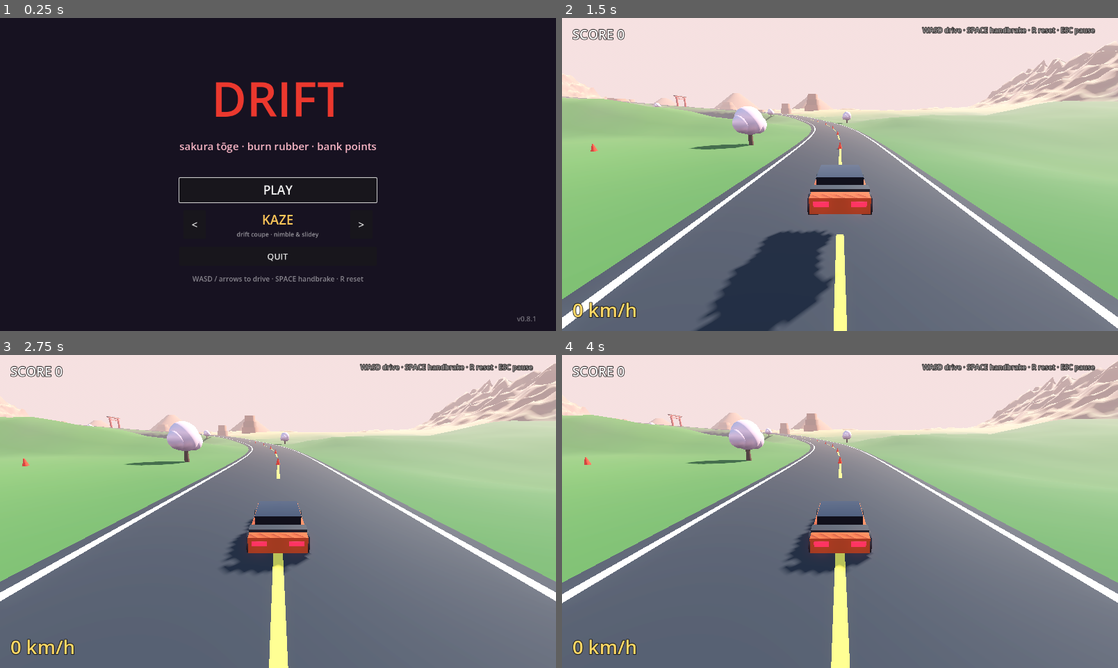
Above: before the commit, frames 1-4 (two rows, left to right).
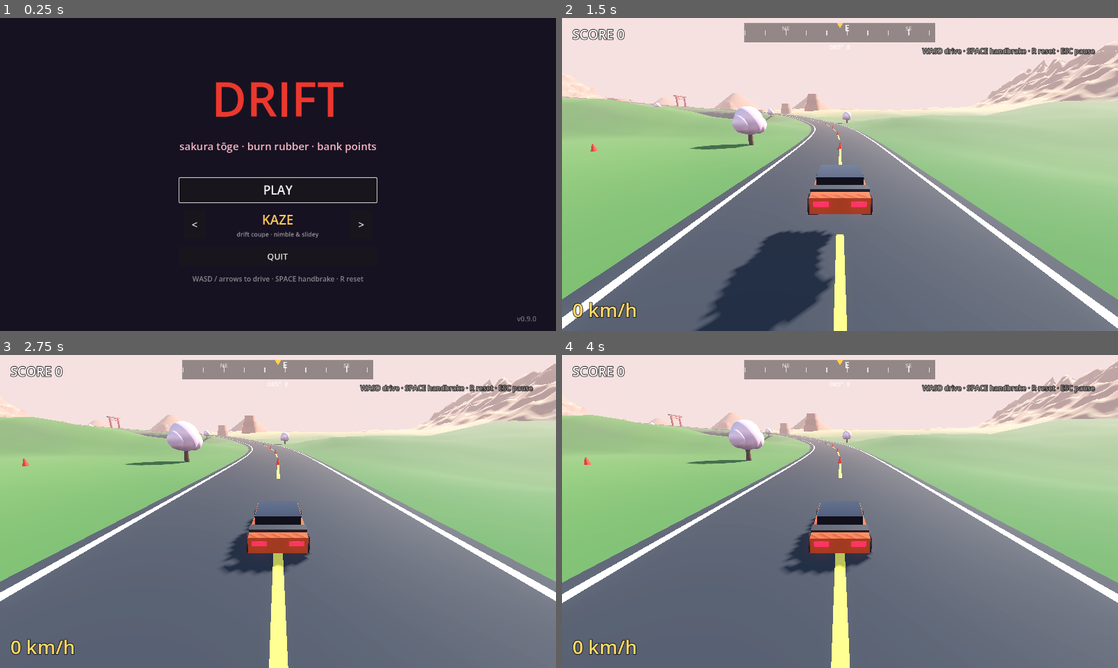
Above: after the commit, the same moments.

Repository: Sw0l1y/drift
Game: Godot game, scene res://scenes/MainMenu.tscn
The game is run twice, just before and just after one commit, with the same random seed, the same clock (stepped at 60 frames per second) and the same inputs.
Inputs (mouse positions are in pixels of both pictures, inside the frame that each line leads up to):
- Up to frame 1 (0.25 s): no input
- Up to frame 2 (1.5 s): click "PLAY" at 0.5 s; tap Enter at 1.25 s; move the mouse to (962, 158) at 1.27 s; hold D from 1.28 s (still down); hold R from 1.28 s (still down); click (962, 158) at 1.42 s
- Up to frame 3 (2.75 s): tap Space at 1.52 s; release D at 2 s; release R at 2 s; drag from (166, 527) to (250, 574) at 2.02 s
- Up to frame 4 (4 s): move the mouse to (895, 442) at 2.77 s; hold D 2.78-3.5 s; hold R 2.78-3.5 s; click (895, 442) at 2.92 s; drag from (812, 574) to (673, 464) at 3.52 s

The runs differ from the first frame. In frame 1, less than 0.1% of the frame differs, in the area x 94-97%, y 95-97%; in frame 2, 3.2%, in the area x 32-96%, y 1-13%; in frame 3, 3.2%; in frame 4, 3.2%.

Commit message:
v0.9.0 — heading compass at top of HUD
Scrolling cardinal-strip compass (Compass.gd) centred at the top of
the screen: N/E/S/W + intercardinal markers and ticks slide past a
fixed pointer as the car turns, with a numeric bearing readout below
(N = -Z, E = +X). Fed each frame from the car heading; control hint
moved below it to clear the strip.

Co-Authored-By: Claude Fable 5 <noreply@anthropic.com>

Diff:
--- a/project.godot
+++ b/project.godot
@@ -11,7 +11,7 @@
 [application]
 
 config/name="Drift"
-config/version="0.8.1"
+config/version="0.9.0"
 run/main_scene="res://scenes/MainMenu.tscn"
 config/features=PackedStringArray("4.6", "Forward Plus")
 config/icon="res://icon.svg"
--- /dev/null
+++ b/scripts/Compass.gd
@@ -0,0 +1,67 @@
+class_name Compass
+extends Control
+# Scrolling heading strip at the top of the HUD. Cardinal/intercardinal
+# markers slide past a fixed centre pointer as the car turns.
+
+const HALF_FOV := 70.0     # degrees visible to each side of centre
+const TICK_STEP := 15
+
+var heading := 0.0         # bearing in degrees, 0 = North
+
+func _ready() -> void:
+	mouse_filter = Control.MOUSE_FILTER_IGNORE
+
+func set_heading(deg: float) -> void:
+	heading = deg
+	queue_redraw()
+
+func _draw() -> void:
+	var w := size.x
+	var h := size.y
+	var cx := w * 0.5
+	var ppd := w / (HALF_FOV * 2.0)
+	var font := ThemeDB.fallback_font
+
+	# Backing bar.
+	draw_rect(Rect2(0, 0, w, h), Color(0.0, 0.0, 0.0, 0.4), true)
+	draw_rect(Rect2(0, 0, w, h), Color(1, 1, 1, 0.12), false, 1.0)
+
+	var cardinals := ["N", "E", "S", "W"]
+	var inter := ["NE", "SE", "SW", "NW"]
+	for a in range(0, 360, TICK_STEP):
+		var diff := wrapf(float(a) - heading, -180.0, 180.0)
+		if absf(diff) > HALF_FOV:
+			continue
+		var x := cx + diff * ppd
+		var is_card := a % 90 == 0
+		var is_inter := a % 45 == 0 and not is_card
+		var tick_h := h * 0.22
+		if is_card:
+			tick_h = h * 0.42
+		elif is_inter:
+			tick_h = h * 0.32
+		var base_y := h * 0.62
+		draw_line(Vector2(x, base_y), Vector2(x, base_y - tick_h), Color(1, 1, 1, 0.75), 2.0)
+		if is_card:
+			var lbl: String = cardinals[floori(a / 90.0)]
+			var col := Color(1.0, 0.4, 0.3) if lbl == "N" else Color(1, 1, 1)
+			var ts := font.get_string_size(lbl, HORIZONTAL_ALIGNMENT_LEFT, -1, 20)
+			draw_string(font, Vector2(x - ts.x * 0.5, h * 0.42), lbl,
+				HORIZONTAL_ALIGNMENT_LEFT, -1, 20, col)
+		elif is_inter:
+			var lbl: String = inter[floori((a - 45) / 90.0)]
+			var ts := font.get_string_size(lbl, HORIZONTAL_ALIGNMENT_LEFT, -1, 13)
+			draw_string(font, Vector2(x - ts.x * 0.5, h * 0.4), lbl,
+				HORIZONTAL_ALIGNMENT_LEFT, -1, 13, Color(1, 1, 1, 0.7))
+
+	# Centre pointer.
+	var ptr := PackedVector2Array([Vector2(cx - 7, 0), Vector2(cx + 7, 0), Vector2(cx, 12)])
+	draw_colored_polygon(ptr, Color(1.0, 0.82, 0.3))
+	draw_line(Vector2(cx, 0), Vector2(cx, h), Color(1.0, 0.82, 0.3, 0.6), 1.5)
+
+	# Numeric readout below the strip.
+	var card: String = ["N", "NE", "E", "SE", "S", "SW", "W", "NW"][int(round(heading / 45.0)) % 8]
+	var txt := "%03d°  %s" % [int(round(wrapf(heading, 0.0, 360.0))), card]
+	var size_t := font.get_string_size(txt, HORIZONTAL_ALIGNMENT_LEFT, -1, 15)
+	draw_string(font, Vector2(cx - size_t.x * 0.5, h + 16), txt,
+		HORIZONTAL_ALIGNMENT_LEFT, -1, 15, Color(1, 1, 1, 0.85))
--- a/scripts/HUD.gd
+++ b/scripts/HUD.gd
@@ -8,6 +8,7 @@
 var flash_label: Label
 var hint_label: Label
 var air_label: Label
+var compass: Compass
 
 var _flash_timer := 0.0
 
@@ -48,7 +49,16 @@
 	flash_label.horizontal_alignment = HORIZONTAL_ALIGNMENT_CENTER
 	flash_label.visible = false
 
-	hint_label = _make_label(Vector2(-450, 16), 16, Color(1, 1, 1, 0.55))
+	compass = Compass.new()
+	compass.anchor_left = 0.5
+	compass.anchor_right = 0.5
+	compass.offset_left = -220
+	compass.offset_right = 220
+	compass.offset_top = 12
+	compass.offset_bottom = 56
+	add_child(compass)
+
+	hint_label = _make_label(Vector2(-450, 64), 16, Color(1, 1, 1, 0.55))
 	hint_label.anchor_left = 1.0
 	hint_label.anchor_right = 1.0
 	hint_label.text = "WASD drive · SPACE handbrake · R reset · ESC pause"
@@ -65,6 +75,9 @@
 
 func set_total(score: int) -> void:
 	score_label.text = "SCORE %d" % score
+
+func set_heading(deg: float) -> void:
+	compass.set_heading(deg)
 
 func set_air(active: bool, points: int) -> void:
 	air_label.visible = active
--- a/scripts/Main.gd
+++ b/scripts/Main.gd
@@ -1,6 +1,6 @@
 extends Node3D
 
-const VERSION := "0.8.1"
+const VERSION := "0.9.0"
 const CONE_POINTS := 75
 
 const MAP_SIZE := 1400.0
@@ -119,6 +119,11 @@
 func _physics_process(delta: float) -> void:
 	hud.set_speed(car.flat_speed * 3.6)
 	_petals.global_position = car.global_position + Vector3(0, 16, 0)
+
+	# Compass bearing: N = -Z, E = +X.
+	var xform: Transform3D = car.global_transform
+	var fwd := -xform.basis.z
+	hud.set_heading(rad_to_deg(atan2(fwd.x, -fwd.z)))
 
 	_update_airtime(delta)
 
--- a/scripts/MainMenu.gd
+++ b/scripts/MainMenu.gd
@@ -1,6 +1,6 @@
 extends Control
 
-const VERSION := "0.8.1"
+const VERSION := "0.9.0"
 const SECRET := "nathan"
 
 var _car_name: Label
Not shown, added: scripts/Compass.gd.uid
